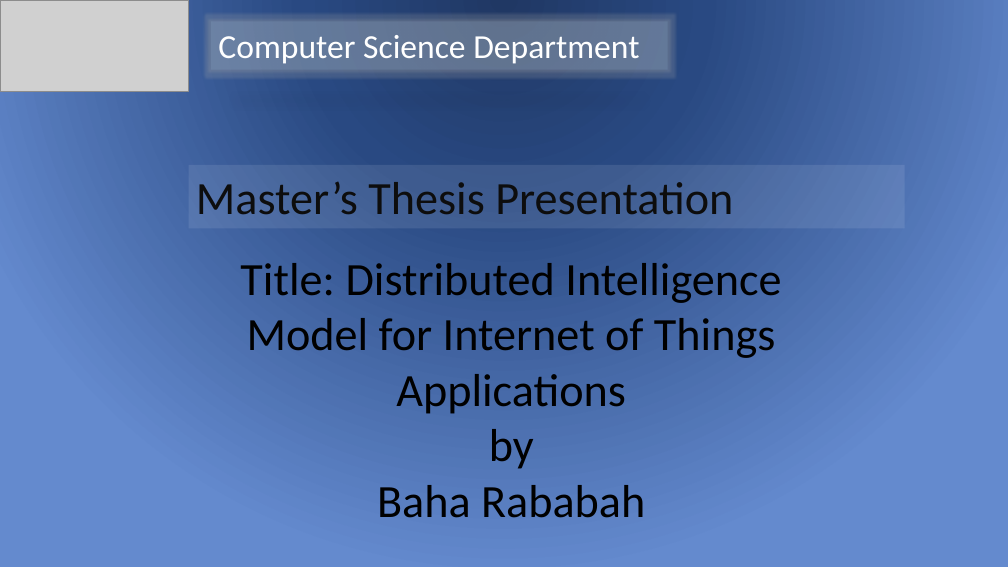
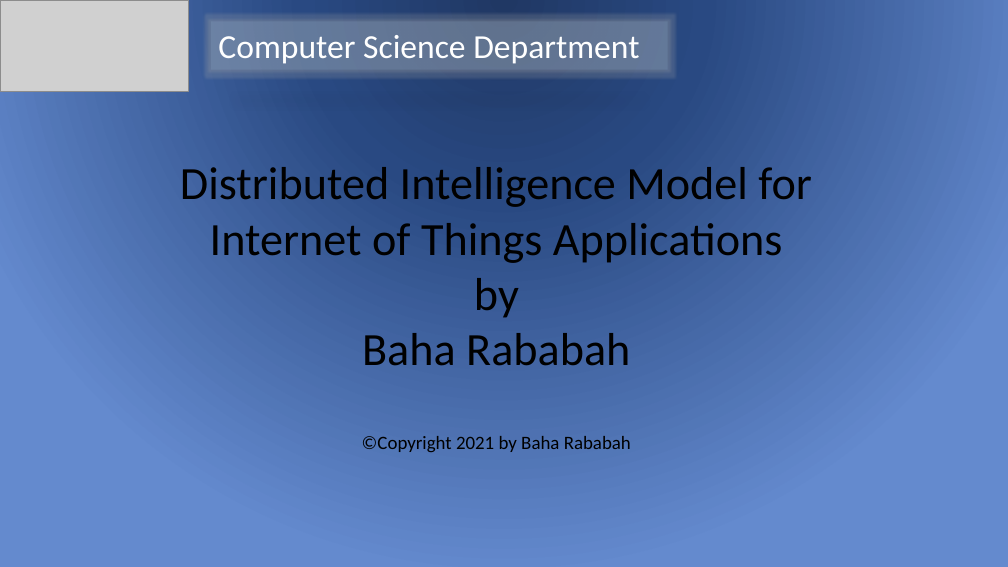
Before and after one commit to baharababah/DIM, a slide deck: slide 1 of DIM_Presentation.pptx. Drawn at 1008x567 pixels with LibreOffice and Linux fonts; fonts in the diff are those of the drawing; grey boxes stand for pictures. Boxes give left, top, right and bottom in pixels: in the first picture for what was removed or moved away, otherwise in the second. Text is boxed around its words. In the diff, an @@ line names an element or a change of style, - is before the commit and + after.

```diff
--- a/DIM_Presentation.pptx
+++ b/DIM_Presentation.pptx
@@ text "Distributed Intelligence Model for Internet ...": place and size @@
-text "Distributed Intelligence Model for Internet ..." at (240,263,781,518)
+text "Distributed Intelligence Model for Internet ..." at (180,167,812,452)
@@ text at (180,167,812,263): text changed @@
-Title: Distributed Intelligence Model for Internet of Things Applications
+Distributed Intelligence Model for Internet of Things Applications
@@ rectangle removed at (188,165,904,228) @@
-Master’s Thesis Presentation
@@ text at (362,436,631,452): paragraph added @@
+©Copyright 2021 by Baha Rababah
```
Also in this commit, not shown: 49 other slides changed, 13 slides removed, 55 other files.
